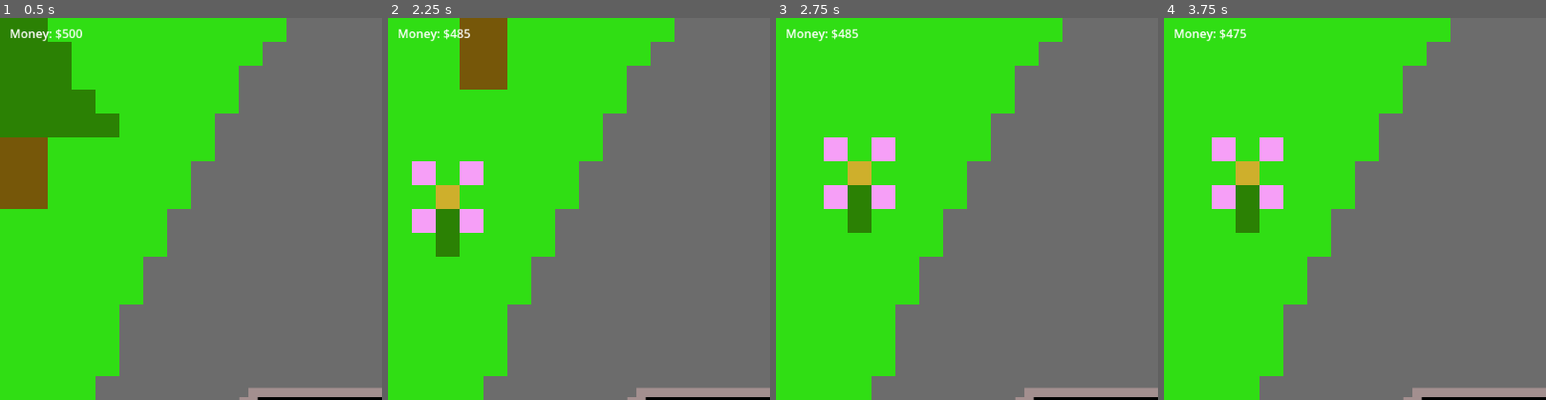
Above: before the commit, frames 1-4 (left to right).
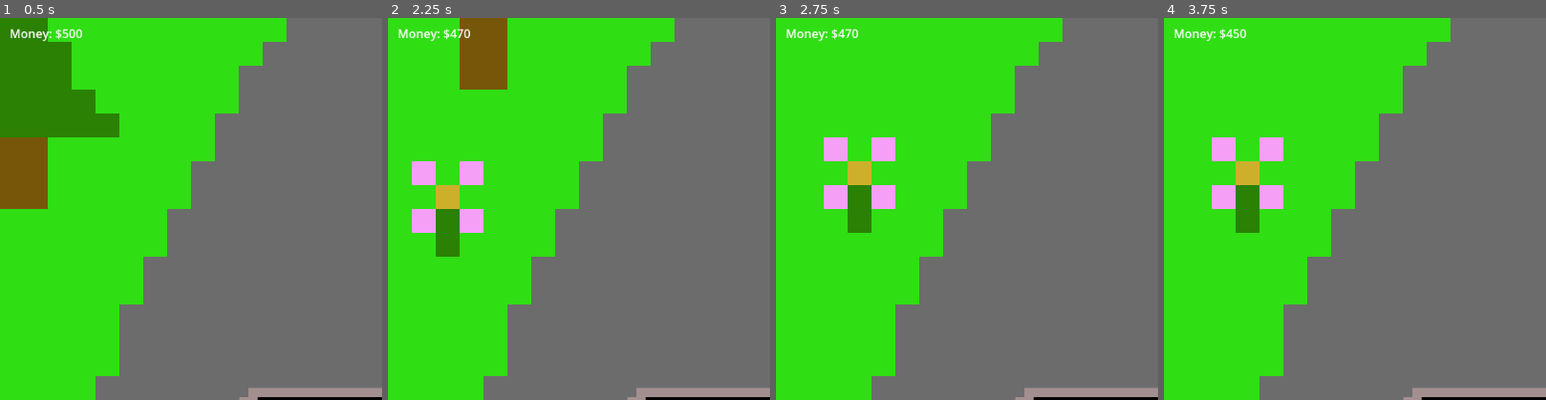
Above: after the commit, the same moments.

Repository: airo4858/we_love_gambling
Game: Godot game, scene res://main.tscn
Two runs of this game, one before a commit and one after it. Both use one fixed random seed, a clock stepped at 60 frames per second and the inputs below.
Inputs (mouse positions are % of the whole screen's width and height, from its top left):
- Up to frame 1 (0.5 s): no input
- Up to frame 2 (2.25 s): move the mouse to (72, 45) at 0.52 s; click (72, 45) at 0.67 s; move the mouse to (30, 55) at 1.27 s; click (30, 55) at 1.42 s; move the mouse to (60, 28) at 2.02 s; click (60, 28) at 2.17 s
- Up to frame 3 (2.75 s): no input
- Up to frame 4 (3.75 s): move the mouse to (45, 70) at 2.77 s; click (45, 70) at 2.92 s; move the mouse to (80, 65) at 3.52 s; click (80, 65) at 3.67 s
The pictures show only the part of the screen within x 0-50%, y 0-50%; the shares and areas given below are measured in that part.

Frame 1 is identical in both runs. In frame 2, less than 0.1% of the frame differs, in the area x 18-22%, y 2-6%; in frame 3, less than 0.1%; in frame 4, less than 0.1%.

Commit message:
working money gain from jackpots

Diff:
--- a/hud.gd
+++ b/hud.gd
@@ -5,3 +5,7 @@
 func go_gambling(num : int):
 	money -= num
 	$Money.text = "Money: $" + str(money)
+
+func big_winning(num : int):
+	money += num
+	$Money.text = "Money: $" + str(money)
--- a/main.gd
+++ b/main.gd
@@ -15,7 +15,8 @@
 				slot2_number = randf()*7
 				slot3_number = randf()*7
 				get_node("Phone").get_node("AnimationPhone").play("yes_gambling")
-				get_tree().get_root().get_node("Main/HUD").go_gambling(5)
+				money -= 10
+				get_tree().get_root().get_node("Main/HUD").go_gambling(10)
 				#SLOT 1
 				if (slot1_number == 1):
 					get_node("Slot1").get_node("AnimationSlots").play("running_1")
@@ -61,8 +62,42 @@
 					get_node("Slot3").get_node("AnimationSlots").play("running_6")
 				elif (slot3_number == 7):
 					get_node("Slot3").get_node("AnimationSlots").play("running_7")
+				#Gambling Logic
+				if (slot1_number == 7 and slot2_number == 7 and slot3_number == 7):
+					#PLAY JACKPOT ANIMATION
+					get_tree().get_root().get_node("Main/HUD").big_winning(1000)
+					money += 1000
+				elif (slot1_number == 6 and slot2_number == 6 and slot3_number == 6):
+					#PLAY JACKPOT ANIMATION
+					get_tree().get_root().get_node("Main/HUD").big_winning(500)
+					money += 500
+				elif (slot1_number == 5 and slot2_number == 5 and slot3_number == 5):
+					#PLAY JACKPOT ANIMATION
+					get_tree().get_root().get_node("Main/HUD").big_winning(250)
+					money += 250
+				elif (slot1_number == 4 and slot2_number == 4 and slot3_number == 4):
+					#PLAY JACKPOT ANIMATION
+					get_tree().get_root().get_node("Main/HUD").big_winning(200)
+					money += 200
+				elif (slot1_number == 3 and slot2_number == 3 and slot3_number == 3):
+					#PLAY JACKPOT ANIMATION
+					get_tree().get_root().get_node("Main/HUD").big_winning(150)
+					money += 150
+				elif (slot1_number == 2 and slot2_number == 2 and slot3_number == 2):
+					#PLAY JACKPOT ANIMATION
+					get_tree().get_root().get_node("Main/HUD").big_winning(125)
+					money += 125
+				elif (slot1_number == 1 and slot2_number == 1 and slot3_number == 1):
+					#PLAY JACKPOT ANIMATION
+					get_tree().get_root().get_node("Main/HUD").big_winning(100)
+					money += 100
+				#Losing Code
+				if (money <= 0):
+					$Lose.visible = true
+					get_tree().paused = true
 
 				gambling_state = true
 
 func _process(_delta):
+	$Lose.visible = false
 	$AnimationBackground.play("basic_driving")
--- a/main.tscn
+++ b/main.tscn
@@ -1,10 +1,11 @@
-[gd_scene load_steps=9 format=3 uid="uid://bdlpcgkveml0q"]
+[gd_scene load_steps=10 format=3 uid="uid://bdlpcgkveml0q"]
 
 [ext_resource type="Script" path="res://main.gd" id="1_5g57v"]
 [ext_resource type="Texture2D" uid="uid://btpwnaqsi4thd" path="res://drinkingNDriving (1).png" id="1_nnwh0"]
 [ext_resource type="PackedScene" uid="uid://6raoth6r1eah" path="res://phone.tscn" id="3_5yekr"]
 [ext_resource type="PackedScene" uid="uid://cyu1rhlco2pfl" path="res://numbers.tscn" id="4_vvw5d"]
 [ext_resource type="PackedScene" uid="uid://dlq41jbuqoxoh" path="res://hud.tscn" id="5_pmxti"]
+[ext_resource type="Texture2D" uid="uid://bvdh5be176l10" path="res://Lose.png.png" id="6_lrjoi"]
 
 [sub_resource type="Animation" id="Animation_556iv"]
 length = 0.001
@@ -143,3 +144,7 @@
 position = Vector2(494, 555)
 
 [node name="HUD" parent="." instance=ExtResource("5_pmxti")]
+
+[node name="Lose" type="Sprite2D" parent="."]
+position = Vector2(473, 275)
+texture = ExtResource("6_lrjoi")
Binary file added: Lose.png.png
Not shown, added: Lose.png.png.import
